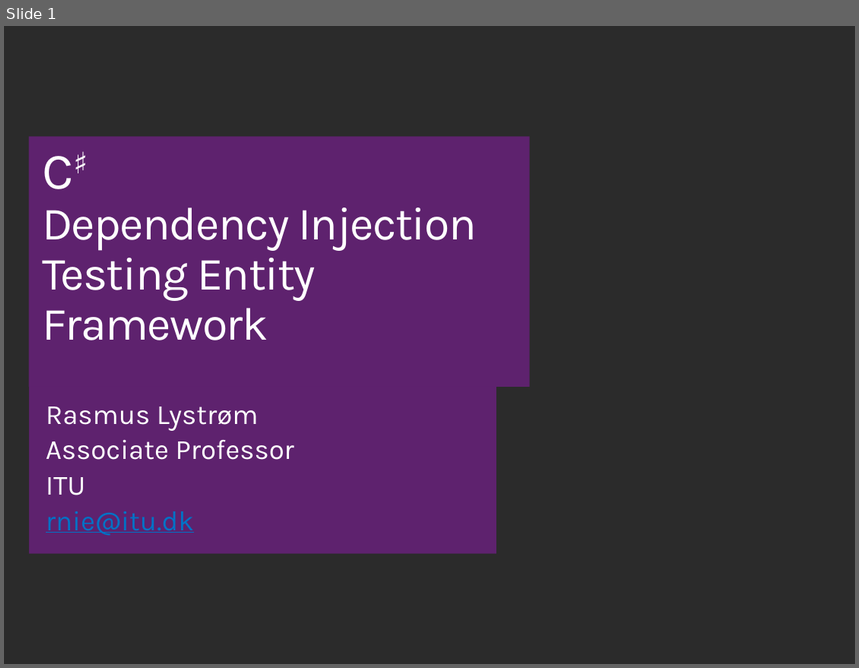
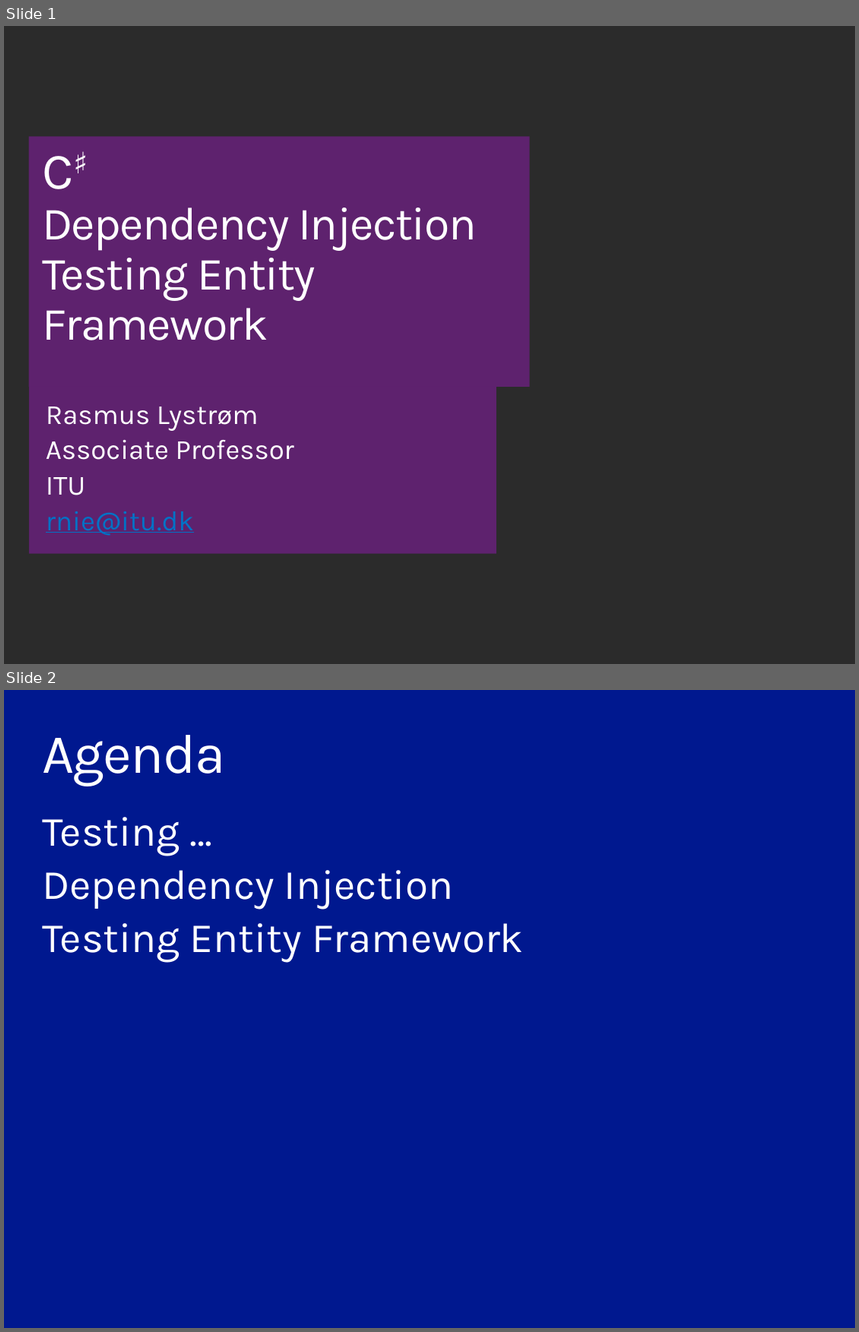
Before and after one commit to ondfisk/BDSA2019, a slide deck: Slides/Lecture05 - Dependency Injection, Testing Entity Framework.pptx. Shown one above the other, each under a label of ours: slide 1 before the commit, slides 1 and 2 after it. The pictures are 859x668 and 859x1332 pixels, drawn with LibreOffice and Linux fonts; fonts in the diff are those of the drawing; background and template pictures are left out; a plain dark background stands for a picture behind light text. Boxes give left, top, right and bottom in pixels: in the first picture for what was removed or moved away, otherwise in the second. Text is boxed around its words. In the diff, an @@ line names an element or a change of style, - is before the commit and + after.

```diff
--- a/Slides/Lecture05 - Dependency Injection, Testing Entity Framework.pptx
+++ b/Slides/Lecture05 - Dependency Injection, Testing Entity Framework.pptx
@@ slide 2 added at (4, 690, 855, 1328), background #00188F @@
@@ title added at (42, 735, 225, 786), 48 pt, text #FFFFFF @@
+Agenda
@@ text added at (43, 817, 524, 963), 36 pt, text #FFFFFF @@
+Testing …
+Dependency Injection
+Testing Entity Framework
```
Also in this commit, not shown: 2 slides changed, 1 other slide added, 9 other files.
